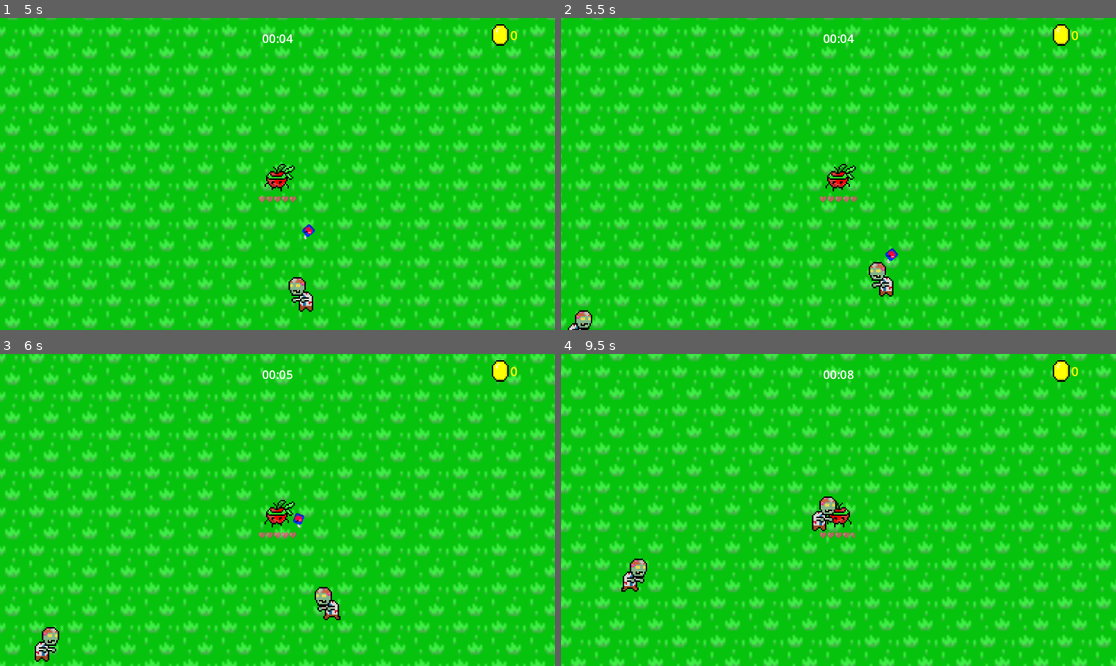
Above: before the commit, frames 1-4 (two rows, left to right).
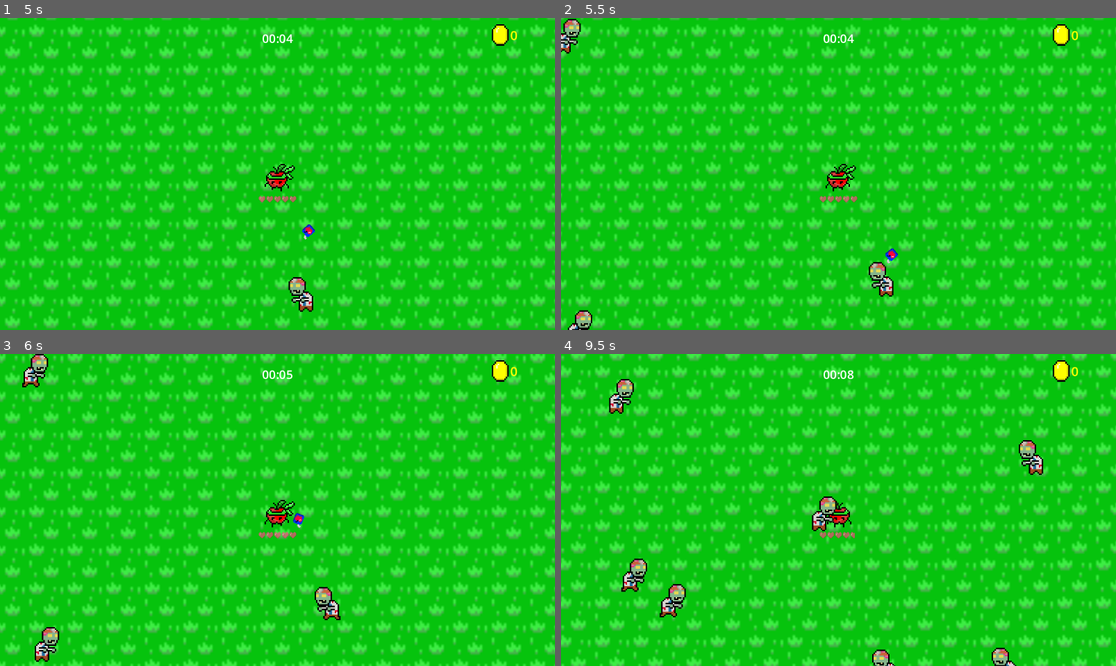
Above: after the commit, the same moments.

Repository: felixtjahyadi/halustudio
Game: Godot game, scene res://scenes/Utils/title.tscn
Same seed, same stepped clock (60 frames per second), same inputs: the game is played once before the commit and once after it. Sound files missing from this copy of the repository are replaced by a short silence.
Inputs (mouse positions are in pixels of both pictures, inside the frame that each line leads up to):
- Up to frame 1 (5 s): click "Play" at 0.5 s; tap Enter at 1.25 s; move the mouse to (399, 158) at 1.27 s; hold D (right) 1.28-2.03 s; click (399, 158) at 1.35 s; move the mouse to (166, 189) at 2.02 s; hold S (down) 2.03-2.78 s; click (166, 189) at 2.1 s; move the mouse to (333, 105) at 2.77 s; hold D (right) 2.78-3.53 s; click (333, 105) at 2.85 s; move the mouse to (249, 236) at 3.52 s; hold W (up) 3.53-4.28 s; click (249, 236) at 3.6 s; move the mouse to (444, 220) at 4.27 s; hold A (left) from 4.28 s (still down); click (444, 220) at 4.35 s
- Up to frame 2 (5.5 s): keep holding A (left); move the mouse to (672, 127) at 5.02 s; click (672, 127) at 5.1 s
- Up to frame 3 (6 s): move the mouse to (305, 510) at 5.77 s; release A (left) at 5.78 s; hold S (down) from 5.78 s (still down); click (305, 510) at 5.85 s
- Up to frame 4 (9.5 s): move the mouse to (755, 432) at 6.52 s; release S (down) at 6.53 s; hold D (right) 6.53-7.28 s; click (755, 432) at 6.6 s; move the mouse to (960, 494) at 7.27 s; hold W (up) 7.28-8.03 s; click (960, 494) at 7.35 s; move the mouse to (727, 525) at 8.02 s; hold D (right) 8.03-8.78 s; click (727, 525) at 8.1 s; move the mouse to (894, 441) at 8.77 s; hold S (down) from 8.78 s (still down); click (894, 441) at 8.85 s

Frame 1 is identical in both runs. In frame 2, 0.3% of the frame differs, in the area x 0-4%, y 0-12%; in frame 3, 0.3%; in frame 4, 1.3%, in the area x 8-87%, y 8-100%.

Commit message:
Nerfing some stuffs

Diff:
--- a/scenes/Enemy/reaper.tscn
+++ b/scenes/Enemy/reaper.tscn
@@ -134,6 +134,7 @@
 
 [node name="AnimatedSprite2D" parent="EnemyBody" index="0"]
 sprite_frames = SubResource("SpriteFrames_4lqwm")
+frame_progress = 0.381686
 
 [editable path="EnemyBody"]
 [editable path="EnemyBody/HurtBox"]
--- a/scenes/world.tscn
+++ b/scenes/world.tscn
@@ -15,18 +15,18 @@
 [sub_resource type="Resource" id="Resource_komvg"]
 script = ExtResource("4_tmvuc")
 time_start = 0
-time_end = 10000
+time_end = 600
 enemy = ExtResource("3_meox3")
 enemy_num = 1
 hp_multiplier = 1
 scale_multiplier = 1
 money_multiplier = 1
-spawn_delay = 5
+spawn_delay = 0
 
 [sub_resource type="Resource" id="Resource_fidvi"]
 script = ExtResource("4_tmvuc")
 time_start = 60
-time_end = 100000
+time_end = 600
 enemy = ExtResource("6_aot00")
 enemy_num = 2
 hp_multiplier = 1
@@ -37,7 +37,7 @@
 [sub_resource type="Resource" id="Resource_l7rck"]
 script = ExtResource("4_tmvuc")
 time_start = 210
-time_end = 100000
+time_end = 600
 enemy = ExtResource("7_2ec4n")
 enemy_num = 5
 hp_multiplier = 1
@@ -51,7 +51,7 @@
 time_end = 100000
 enemy = ExtResource("3_meox3")
 enemy_num = 1
-hp_multiplier = 2
+hp_multiplier = 3
 scale_multiplier = 2
 money_multiplier = 5
 spawn_delay = 180
@@ -62,7 +62,7 @@
 time_end = 100000
 enemy = ExtResource("6_aot00")
 enemy_num = 1
-hp_multiplier = 2
+hp_multiplier = 3
 scale_multiplier = 2
 money_multiplier = 5
 spawn_delay = 300
@@ -78,27 +78,49 @@
 money_multiplier = 5
 spawn_delay = 480
 
-[sub_resource type="Resource" id="Resource_jkvqp"]
+[sub_resource type="Resource" id="Resource_sosie"]
 script = ExtResource("4_tmvuc")
-time_start = 0
-time_end = 3
-enemy = ExtResource("3_meox3")
+time_start = 1800
+time_end = 2000
+enemy = ExtResource("8_kmsk2")
 enemy_num = 1
 hp_multiplier = 1
 scale_multiplier = 1
 money_multiplier = 1
 spawn_delay = 0
 
-[sub_resource type="Resource" id="Resource_sosie"]
+[sub_resource type="Resource" id="Resource_6yv6h"]
 script = ExtResource("4_tmvuc")
-time_start = 1500
-time_end = 1500
-enemy = ExtResource("8_kmsk2")
-enemy_num = 1
-hp_multiplier = 1
+time_start = 600
+time_end = 100000
+enemy = ExtResource("3_meox3")
+enemy_num = 3
+hp_multiplier = 2
 scale_multiplier = 1
 money_multiplier = 1
 spawn_delay = 0
+
+[sub_resource type="Resource" id="Resource_pp6sk"]
+script = ExtResource("4_tmvuc")
+time_start = 540
+time_end = 100000
+enemy = ExtResource("6_aot00")
+enemy_num = 4
+hp_multiplier = 2
+scale_multiplier = 1
+money_multiplier = 1
+spawn_delay = 60
+
+[sub_resource type="Resource" id="Resource_xvyug"]
+script = ExtResource("4_tmvuc")
+time_start = 510
+time_end = 100000
+enemy = ExtResource("7_2ec4n")
+enemy_num = 7
+hp_multiplier = 2
+scale_multiplier = 1
+money_multiplier = 1
+spawn_delay = 90
 
 [node name="World" type="Node2D"]
 
@@ -113,7 +135,7 @@
 [node name="Player" parent="." instance=ExtResource("1_agw06")]
 
 [node name="EnemySpawner" parent="." instance=ExtResource("2_r34ht")]
-spawns = Array[ExtResource("4_tmvuc")]([SubResource("Resourc …(148 unchanged characters)… Resource_gm3bm"), SubResource("Resource_jkvqp"), SubResource("Resource_sosie")])
+spawns = Array[ExtResource("4_tmvuc")]([SubResource("Resourc …(148 unchanged characters)… Resource_gm3bm"), SubResource("Resource_sosie"), SubResource("Resource_6yv6h"), SubResource("Resource_pp6sk"), SubResource("Resource_xvyug")])
 
 [node name="Loot" type="Node2D" parent="." groups=["loot"]]
 
@@ -124,6 +146,7 @@
 stream = ExtResource("9_2rht0")
 volume_db = -13.0
 autoplay = true
+max_distance = 1e+07
 script = ExtResource("10_hpxte")
 
 [connection signal="player_death" from="Player" to="BGM" method="_on_player_player_death"]
--- a/scripts/UpgradeDB.gd
+++ b/scripts/UpgradeDB.gd
@@ -49,7 +49,7 @@
 	"add_attack":{
 		"icon":"res://assets/Icon/add_atk.png",
 		"name":"ADD ATK",
-		"description":"Add One to Projectile",
+		"description":"+1 to Projectile MAX 3, More does nothing",
 		"price":null,
 		"type":"stats"
 	},
--- a/scripts/player.gd
+++ b/scripts/player.gd
@@ -81,7 +81,7 @@
 		death()
 
 func _on_juice_box_timer_timeout():
-	juice_ammo += juice_base_ammo + additional_atk
+	juice_ammo += clamp(juice_base_ammo + additional_atk,0,3)
 	juiceboxAttackTimer.start()
 
 func _on_juice_box_attack_timer_timeout():
@@ -158,11 +158,11 @@
 	if money >= price:
 		match upgrade:
 			"attack_up":
-				damage_up += 0.3
-				cooldown -= 0.2
+				damage_up += 0.5
+				cooldown -= 0.3
 			"atk_speed_up":
-				cooldown += 0.3
-				damage_up -= 0.2
+				cooldown += 0.5
+				damage_up -= 0.3
 			"shield_up":
 				armor += 1
 				mov_speed -= 20
@@ -171,13 +171,12 @@
 				armor -= 1
 			"health_up":
 				maxhp += 20
-				hp += 5
+				hp += 10
 				_on_hurt_box_hurt(0,0,0)
 			"pick_range_up":
 				grab_area.shape.radius *= 1.2
 			"add_attack":
 				additional_atk += 1
-				cooldown -= 0.5
 			"food":
 				hp += 20
 				hp = clamp(hp, 0, maxhp)
Binary file changed: assets/Enemy/Reaper (Animated Pixel Art)/Animation Sprite Sheets (PNG)/HostileRunningReaper-Sheet.png
Not shown: 1 places in scenes/world.tscn that only renumber resources
Not shown, changed: .gitignore
Not shown, changed: export/Apple_DKD.pck
Not shown, changed: export/Apple_DKD.zip
